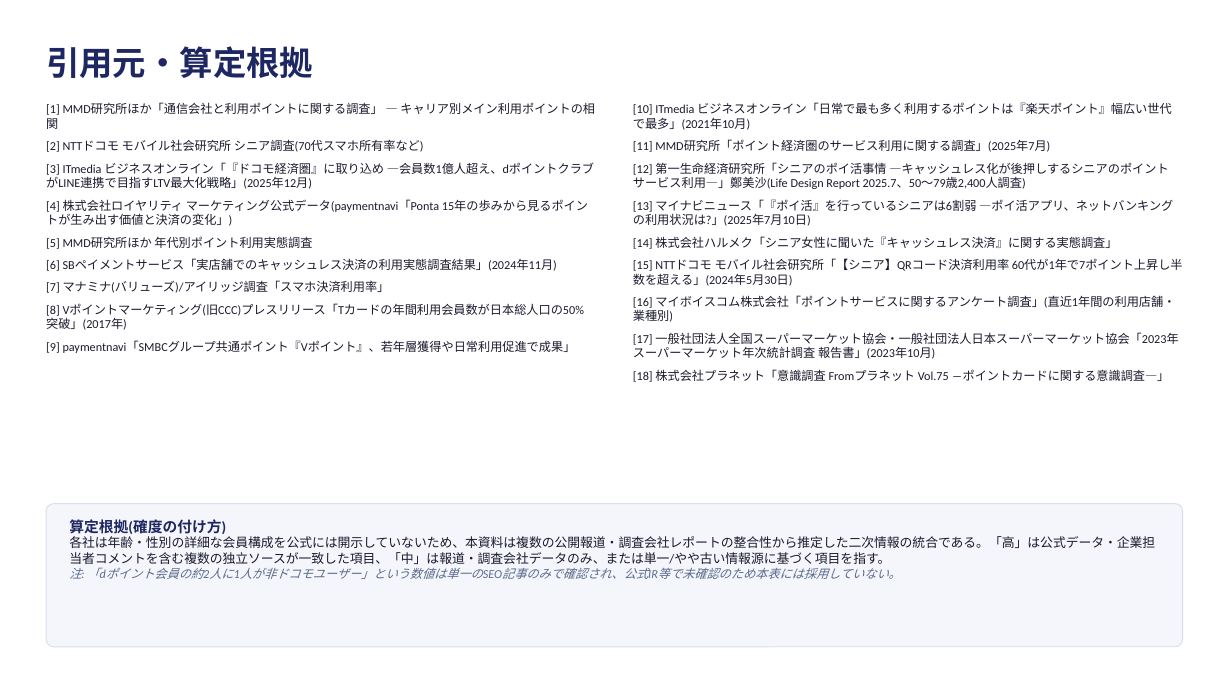
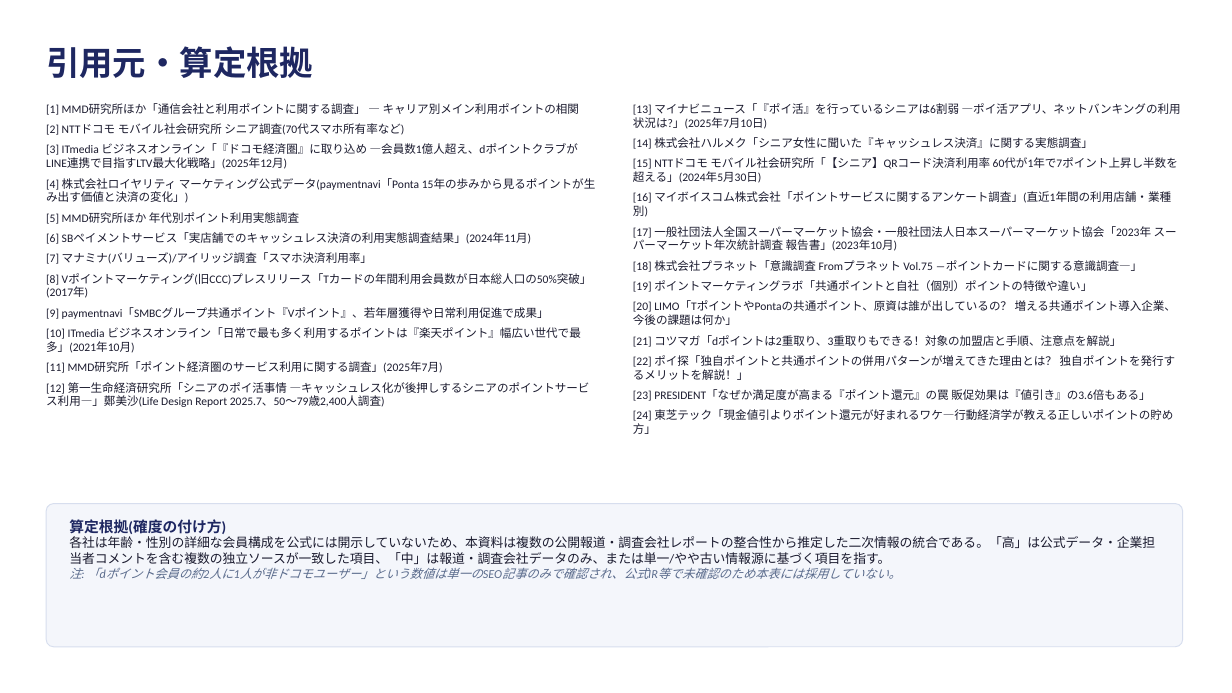
Before and after one commit to nasukazunori/NasuVault2, a slide deck: slide 7 of 大貴/添付ファイル/主要ポイント会員属性の偏り比較.pptx (slide 5 before the commit). Drawn at 1232x693 pixels with LibreOffice and Linux fonts; fonts in the diff are those of the drawing. Boxes give left, top, right and bottom in pixels: in the first picture for what was removed or moved away, otherwise in the second. Text is boxed around its words. In the diff, an @@ line names an element or a change of style, - is before the commit and + after.

```diff
--- a/大貴/添付ファイル/主要ポイント会員属性の偏り比較.pptx
+++ b/大貴/添付ファイル/主要ポイント会員属性の偏り比較.pptx
@@ text at [46, 103, 592, 319]: size 9.5 to 9 pt in "[1] MMD研究所ほか「通信会社と利用ポイントに関する調査」 ― キャリア別メイン利用ポイントの相関", "[2] NTTドコモ モバイル社会研究所 シニア調査(70代スマホ所有率など)", "[3] ITmedia ビジネスオンライン「『ドコモ経済圏』に取り込め ―会員数1億人超え、dポイントクラブがLINE連 ...", "[4] 株式会社ロイヤリティ マーケティング公式データ(paymentnavi「Ponta 15年の歩みから見るポイント ..." and 5 more places; less space between paragraphs @@
@@ text at [633, 102, 1171, 189]: paragraphs removed @@
-[10] ITmedia ビジネスオンライン「日常で最も多く利用するポイントは『楽天ポイント』幅広い世代で最多」(2021年10月)
-[11] MMD研究所「ポイント経済圏のサービス利用に関する調査」(2025年7月)
-[12] 第一生命経済研究所「シニアのポイ活事情 ―キャッシュレス化が後押しするシニアのポイントサービス利用―」鄭美沙(Life Design Report 2025.7、50〜79歳2,400人調査)
@@ text at [633, 103, 1181, 272]: size 9.5 to 9 pt in "[13] マイナビニュース「『ポイ活』を行っているシニアは6割弱 ―ポイ活アプリ、ネットバンキングの利用状況は?」(20 ...", "[14] 株式会社ハルメク「シニア女性に聞いた『キャッシュレス決済』に関する実態調査」", "[15] NTTドコモ モバイル社会研究所「【シニア】QRコード決済利用率 60代が1年で7ポイント上昇し半数を超える」 ...", "[16] マイボイスコム株式会社「ポイントサービスに関するアンケート調査」(直近1年間の利用店舗・業種別)" and 2 more places; less space between paragraphs @@
@@ text at [633, 280, 1176, 434]: paragraphs added @@
+[19] ポイントマーケティングラボ「共通ポイントと自社（個別）ポイントの特徴や違い」
+[20] LIMO「TポイントやPontaの共通ポイント、原資は誰が出しているの？ 増える共通ポイント導入企業、今後の課題は何か」
+[21] コツマガ「dポイントは2重取り、3重取りもできる！対象の加盟店と手順、注意点を解説」
+[22] ポイ探「独自ポイントと共通ポイントの併用パターンが増えてきた理由とは？ 独自ポイントを発行するメリットを解説！」
+[23] PRESIDENT「なぜか満足度が高まる『ポイント還元』の罠 販促効果は『値引き』の3.6倍もある」
+[24] 東芝テック「現金値引よりポイント還元が好まれるワケ―行動経済学が教える正しいポイントの貯め方」
@@ text at [46, 327, 590, 407]: paragraphs added @@
+[10] ITmedia ビジネスオンライン「日常で最も多く利用するポイントは『楽天ポイント』幅広い世代で最多」(2021年10月)
+[11] MMD研究所「ポイント経済圏のサービス利用に関する調査」(2025年7月)
+[12] 第一生命経済研究所「シニアのポイ活事情 ―キャッシュレス化が後押しするシニアのポイントサービス利用―」鄭美沙(Life Design Report 2025.7、50〜79歳2,400人調査)
```
Also in this commit, not shown: 2 slides added, 1 other file.
